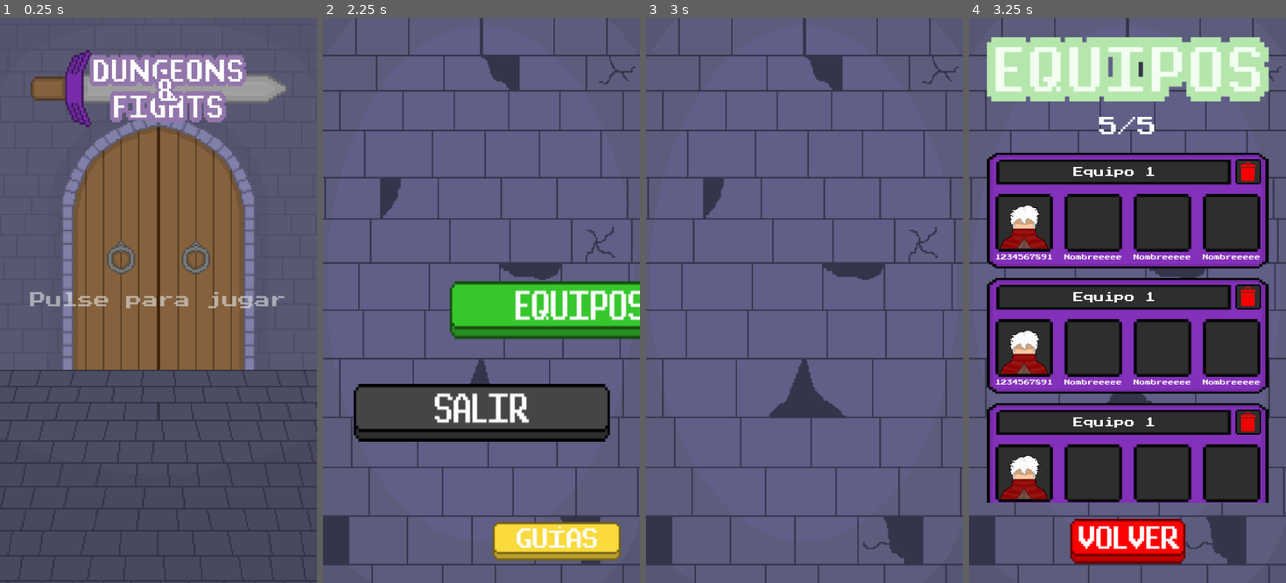
Above: before the commit, frames 1-4 (left to right).
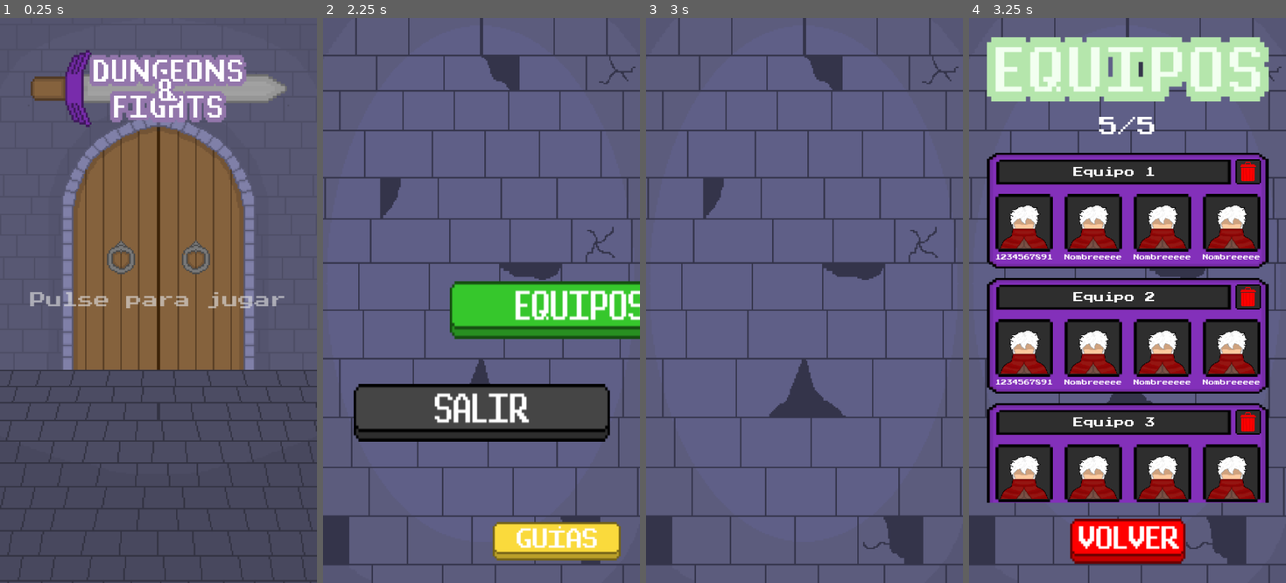
Above: after the commit, the same moments.

Repository: DanielGS11/TFG-Dungeons_and_Fights
Game: Godot game, scene res://scenes/portrait/portrait.tscn
Same seed, same stepped clock (60 frames per second), same inputs: the game is played once before the commit and once after it.
Inputs (mouse positions are in pixels of both pictures, inside the frame that each line leads up to):
- Up to frame 1 (0.25 s): no input
- Up to frame 2 (2.25 s): click "Pulse para jugar" at 0.5 s; click "Pulse para jugar" at 1.25 s; click (481, 311) at 2 s
- Up to frame 3 (3 s): tap Enter at 2.75 s
- Up to frame 4 (3.25 s): no input

Frames 1-3 are identical in both runs. In frame 4, 6.4% of the frame differs, in the area x 31-91%, y 33-86%.
Error in both runs: Cannot call method 'change_scene_to_file' on a null value. (res://scenes/main_menu/main_menu.gd:61)

Commit message:
Ajustes: Plantilla de Equipo

Diff:
--- a/classes/modes/mode.gd
+++ b/classes/modes/mode.gd
@@ -15,6 +15,7 @@
 
 @export var mode: Type
 @export var team_in_use: Team
+@export var team_index: int = -1
 @export var controller: FightController
 @export var is_finished: bool = true
 
--- a/scenes/global_elements/team_template/team_template.gd
+++ b/scenes/global_elements/team_template/team_template.gd
@@ -1,6 +1,6 @@
-extends Panel
+extends TextureButton
 
-signal team_deleted
+signal team_deleted(id: int)
 signal team_selected(id: int)
 
 enum Context {MODE, EDITOR, LIST}
@@ -8,18 +8,18 @@
 var context: Context
 var index: int
 
+@onready var team_name: Label = %TeamName
 @onready var members = %Members
 @onready var delete_button = %Delete
 
-# Called when the node enters the scene tree for the first time.
-func _ready() -> void:
+func load_data() -> void:
+	team_name.text= "Equipo " + str(index + 1)
+
 	match context:
 		Context.EDITOR:
-			pass
+			mouse_filter = Control.MOUSE_FILTER_IGNORE
 		Context.MODE, Context.LIST:
-			mouse_filter = Control.MOUSE_FILTER_STOP
+			mouse_filter = Control.MOUSE_FILTER_PASS
 
-
-# Called every frame. 'delta' is the elapsed time since the previous frame.
-func _process(delta: float) -> void:
-	pass
+func _on_team_selected():
+	print("a")
--- a/scenes/global_elements/team_template/team_template.tscn
+++ b/scenes/global_elements/team_template/team_template.tscn
@@ -6,27 +6,30 @@
 [ext_resource type="Texture2D" uid="uid://dgfnji7jcrhhh" path="res://assets/elements/panels/team_slot.png" id="3_yv2bq"]
 [ext_resource type="Texture2D" uid="uid://bwsh68ao7s76p" path="res://assets/characters/assassin/assassin_1.png" id="4_vm5kv"]
 
-[sub_resource type="StyleBoxTexture" id="StyleBoxTexture_gvdoo"]
-texture = ExtResource("1_k5c6m")
-
-[node name="Team" type="Panel" unique_id=774146451]
+[node name="Team" type="TextureButton" unique_id=1927925433]
 custom_minimum_size = Vector2(440, 180)
-theme_override_styles/panel = SubResource("StyleBoxTexture_gvdoo")
+offset_right = 40.0
+offset_bottom = 40.0
+mouse_filter = 1
+texture_normal = ExtResource("1_k5c6m")
+ignore_texture_size = true
+stretch_mode = 0
 script = ExtResource("2_yv2bq")
 
-[node name="TeamName" type="Label" parent="." unique_id=1307010039]
+[node name="TeamName" type="Label" parent="." unique_id=892473052]
+unique_name_in_owner = true
 custom_minimum_size = Vector2(354, 30)
 layout_mode = 0
 anchor_left = 0.04886364
 anchor_top = 0.085
 anchor_right = 0.8534091
 anchor_bottom = 0.235
+offset_bottom = 3.0
 text = "Equipo 1"
 horizontal_alignment = 1
 vertical_alignment = 1
-metadata/_edit_use_anchors_ = true
 
-[node name="Delete" type="TextureButton" parent="." unique_id=705642512]
+[node name="Delete" type="TextureButton" parent="." unique_id=1437857153]
 unique_name_in_owner = true
 custom_minimum_size = Vector2(40, 30)
 layout_mode = 1
@@ -39,9 +42,8 @@
 texture_pressed = ExtResource("2_eo6rt")
 ignore_texture_size = true
 stretch_mode = 0
-metadata/_edit_use_anchors_ = true
 
-[node name="Members" type="HBoxContainer" parent="." unique_id=1908486211]
+[node name="Members" type="HBoxContainer" parent="." unique_id=1618737708]
 unique_name_in_owner = true
 layout_mode = 1
 anchors_preset = 8
@@ -57,17 +59,18 @@
 grow_vertical = 2
 theme_override_constants/separation = 18
 
-[node name="MemberSlot1" type="VBoxContainer" parent="Members" unique_id=1319565422]
+[node name="MemberSlot1" type="VBoxContainer" parent="Members" unique_id=1944742122]
 layout_mode = 2
 
-[node name="TextureButton" type="TextureButton" parent="Members/MemberSlot1" unique_id=1446294561]
+[node name="TextureButton" type="TextureButton" parent="Members/MemberSlot1" unique_id=276242663]
 custom_minimum_size = Vector2(90, 90)
 layout_mode = 2
+mouse_filter = 1
 texture_normal = ExtResource("3_yv2bq")
 ignore_texture_size = true
 stretch_mode = 0
 
-[node name="TextureRect" type="TextureRect" parent="Members/MemberSlot1/TextureButton" unique_id=331371311]
+[node name="TextureRect" type="TextureRect" parent="Members/MemberSlot1/TextureButton" unique_id=383908939]
 custom_minimum_size = Vector2(80, 80)
 layout_mode = 1
 anchors_preset = 8
@@ -85,52 +88,111 @@
 expand_mode = 1
 flip_h = true
 
-[node name="name" type="Label" parent="Members/MemberSlot1" unique_id=339685019]
+[node name="Name" type="Label" parent="Members/MemberSlot1" unique_id=1133359503]
 layout_mode = 2
 theme_override_font_sizes/font_size = 9
 text = "1234567891"
 
-[node name="MemberSlot2" type="VBoxContainer" parent="Members" unique_id=1174450637]
+[node name="MemberSlot2" type="VBoxContainer" parent="Members" unique_id=268333468]
 layout_mode = 2
 
-[node name="TextureButton" type="TextureButton" parent="Members/MemberSlot2" unique_id=1756808811]
+[node name="TextureButton" type="TextureButton" parent="Members/MemberSlot2" unique_id=201531695]
 custom_minimum_size = Vector2(90, 90)
 layout_mode = 2
+mouse_filter = 1
 texture_normal = ExtResource("3_yv2bq")
 ignore_texture_size = true
 stretch_mode = 0
 
-[node name="name" type="Label" parent="Members/MemberSlot2" unique_id=1704163700]
+[node name="TextureRect" type="TextureRect" parent="Members/MemberSlot2/TextureButton" unique_id=133447356]
+custom_minimum_size = Vector2(80, 80)
+layout_mode = 1
+anchors_preset = 8
+anchor_left = 0.5
+anchor_top = 0.5
+anchor_right = 0.5
+anchor_bottom = 0.5
+offset_left = -39.8
+offset_top = -40.0
+offset_right = 40.199997
+offset_bottom = 40.0
+grow_horizontal = 2
+grow_vertical = 2
+texture = ExtResource("4_vm5kv")
+expand_mode = 1
+flip_h = true
+
+[node name="Name" type="Label" parent="Members/MemberSlot2" unique_id=127060580]
 layout_mode = 2
 theme_override_font_sizes/font_size = 9
 text = "Nombreeeee"
 
-[node name="MemberSlot3" type="VBoxContainer" parent="Members" unique_id=1664152963]
+[node name="MemberSlot3" type="VBoxContainer" parent="Members" unique_id=1067459114]
 layout_mode = 2
 
-[node name="TextureButton" type="TextureButton" parent="Members/MemberSlot3" unique_id=1229275912]
+[node name="TextureButton" type="TextureButton" parent="Members/MemberSlot3" unique_id=574295058]
 custom_minimum_size = Vector2(90, 90)
 layout_mode = 2
+mouse_filter = 1
 texture_normal = ExtResource("3_yv2bq")
 ignore_texture_size = true
 stretch_mode = 0
 
-[node name="name" type="Label" parent="Members/MemberSlot3" unique_id=1882268585]
+[node name="TextureRect" type="TextureRect" parent="Members/MemberSlot3/TextureButton" unique_id=2085293791]
+custom_minimum_size = Vector2(80, 80)
+layout_mode = 1
+anchors_preset = 8
+anchor_left = 0.5
+anchor_top = 0.5
+anchor_right = 0.5
+anchor_bottom = 0.5
+offset_left = -39.8
+offset_top = -40.0
+offset_right = 40.199997
+offset_bottom = 40.0
+grow_horizontal = 2
+grow_vertical = 2
+texture = ExtResource("4_vm5kv")
+expand_mode = 1
+flip_h = true
+
+[node name="Name" type="Label" parent="Members/MemberSlot3" unique_id=1728499686]
 layout_mode = 2
 theme_override_font_sizes/font_size = 9
 text = "Nombreeeee"
 
-[node name="MemberSlot4" type="VBoxContainer" parent="Members" unique_id=1392152453]
+[node name="MemberSlot4" type="VBoxContainer" parent="Members" unique_id=1631786064]
 layout_mode = 2
 
-[node name="TextureButton" type="TextureButton" parent="Members/MemberSlot4" unique_id=1025726689]
+[node name="TextureButton" type="TextureButton" parent="Members/MemberSlot4" unique_id=612789275]
 custom_minimum_size = Vector2(90, 90)
 layout_mode = 2
+mouse_filter = 1
 texture_normal = ExtResource("3_yv2bq")
 ignore_texture_size = true
 stretch_mode = 0
 
-[node name="name" type="Label" parent="Members/MemberSlot4" unique_id=1759603272]
+[node name="TextureRect" type="TextureRect" parent="Members/MemberSlot4/TextureButton" unique_id=53502512]
+custom_minimum_size = Vector2(80, 80)
+layout_mode = 1
+anchors_preset = 8
+anchor_left = 0.5
+anchor_top = 0.5
+anchor_right = 0.5
+anchor_bottom = 0.5
+offset_left = -39.8
+offset_top = -40.0
+offset_right = 40.199997
+offset_bottom = 40.0
+grow_horizontal = 2
+grow_vertical = 2
+texture = ExtResource("4_vm5kv")
+expand_mode = 1
+flip_h = true
+
+[node name="Name" type="Label" parent="Members/MemberSlot4" unique_id=777181307]
 layout_mode = 2
 theme_override_font_sizes/font_size = 9
 text = "Nombreeeee"
+
+[connection signal="pressed" from="." to="." method="_on_team_selected"]
--- a/scenes/menus/teams/team_list.gd
+++ b/scenes/menus/teams/team_list.gd
@@ -23,20 +23,29 @@
 
 		list.move_child(button, -1)
 
-		template.team_deleted.connect(_load_teams)
 		template.index = i
+		template.team_deleted.connect(_delete_team.bind(template.index))
 		template.context = template.Context.LIST
+		template.load_data()
 
 
 	counter.text = str(teams.size()) + "/5"
 
 	_check_button_state()
 
+## Borrar un equipo
+func _delete_team (index: int):
+	var popup = preload("res://scenes/global_elements/confirm_popup/confirm_popup.tscn").instantiate()
+	add_child(popup)
+
+	popup.load_text("¿Seguro que quieres borrar este equipo?")
+
+	# Esperamos que la notificación envie la señal
+	if await popup.confirm:
+		GameAPI.delete_team(index)
+
+		_load_teams()
+
 ## Mira el estado del botón 'Añadir' y lo hace visible si hay menos de 5 equipos
 func _check_button_state():
 	button.visible = list.get_children().size() - 1 < 5
-
-
-# Called every frame. 'delta' is the elapsed time since the previous frame.
-func _process(delta: float) -> void:
-	pass
--- a/system_autoloads/game_api.gd
+++ b/system_autoloads/game_api.gd
@@ -47,6 +47,10 @@
 
 ## Borra un equipo
 func delete_team(index: int):
+	for key in GameManager.modes:
+		if index == GameManager.modes[key].team_index:
+			GameManager.modes[key].team_index = -1
+
 	GameManager.teams.remove_at(index)
 
 ## Carga un equipo aleatorio en el modo de juego actual
Not shown: 1 places in scenes/global_elements/team_template/team_template.tscn that only renumber resources
